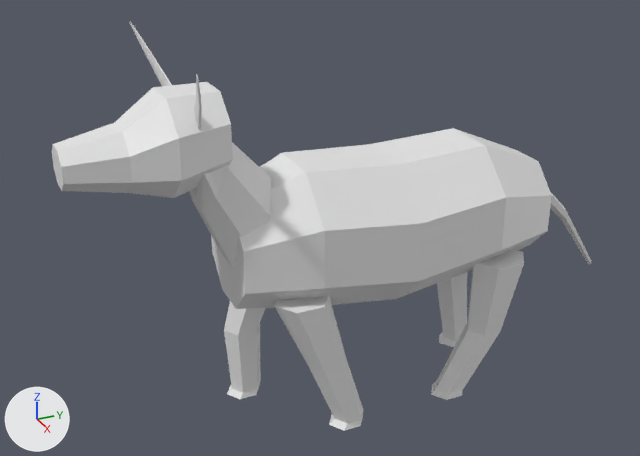
The OBJ model data/animals/vaca/walk/1.obj: old version first, new version second.
Both versions are drawn from a 50 mm camera at (2.43, -1.33, 1.9) aimed at (-0.04, -0.21, 0.67). Arrows for +X, +Y and +Z are at lower left; the lights stay in place. The picture after the commit comes second. Where no turn or scale is listed for an object, it has been applied to the vertices.

Objects in the first picture: 'vaca_walk_1'.
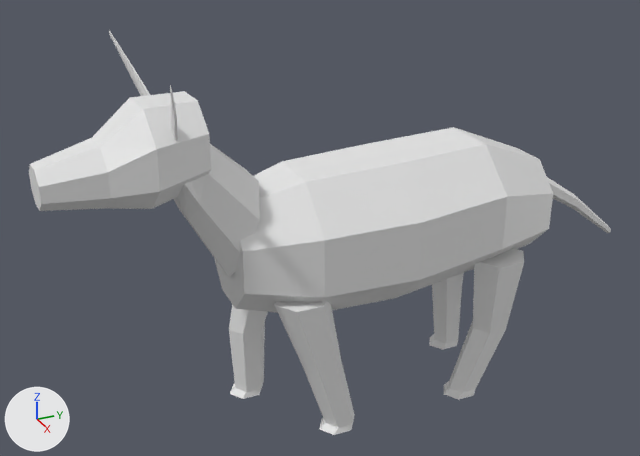
Diff of the bpy script that builds the scene:
```diff
--- a/data/animals/vaca/walk/1.obj.py
+++ b/data/animals/vaca/walk/1.obj.py
@@ me_vaca_walk_1 @@
 # used by ob_vaca_walk_1; location = (0.0, 0.0, 0.0)
-me_vaca_walk_1.from_pydata(...)  # 266 vertices, 492 faces; spans x -0.35..0.36, y -1.04..0.88, z 0.0..1.34
+me_vaca_walk_1.from_pydata(...)  # 266 vertices, 492 faces; spans x -0.35..0.36, y -1.11..0.91, z 0.0..1.32
+# me_vaca_walk_1 part 1: the loose piece of 26 vertices spanning x -0.24..-0.1, y -0.53..-0.28, z 0.01..0.53 is moved by (0.0, 0.01, 0.0)
+# me_vaca_walk_1 part 2: the loose piece of 26 vertices spanning x 0.1..0.24, y -0.46..-0.14, z 0.02..0.53 is turned -3.9 degrees about the x axis through its middle, then moved by (0.0, -0.02, 0.0)
+# me_vaca_walk_1 part 3: the loose piece of 26 vertices spanning x -0.24..-0.09, y 0.27..0.5, z 0.0..0.53 is turned -4.5 degrees about the x axis through its middle, then moved by (0.0, -0.02, 0.0)
+# me_vaca_walk_1 part 4: the loose piece of 34 vertices spanning x -0.15..0.16, y -1.04..-0.57, z 0.91..1.21 is multiplied about its middle by the matrix ((1.0, -0.028, 0.003), (0.028, 0.999, -0.042), (-0.001, 0.042, 0.999)), then moved by (0.01, -0.07, -0.03)
+# me_vaca_walk_1 part 5: the loose piece of 20 vertices spanning x -0.35..-0.08, y -0.72..-0.66, z 1.12..1.34 is moved by (0.0, -0.07, -0.02)
+# me_vaca_walk_1 part 6: the loose piece of 20 vertices spanning x 0.09..0.36, y -0.72..-0.66, z 1.12..1.34 is moved by (0.0, -0.07, -0.02)
+# me_vaca_walk_1 part 7: 34 of 266 vertices moved; they spanned x -0.24..0.24, y -0.67..-0.32, z 0.46..1.19 and now span x -0.24..0.24, y -0.75..-0.32, z 0.43..1.17; mean shift (0.0, -0.04, -0.02); largest move (-0.05, -0.67, 1.19) -> (-0.05, -0.75, 1.17)
+# me_vaca_walk_1 part 8: all 6 vertices in x 0.0..0.05, y 0.75, z 0.55..0.61 are moved by (0.02, 0.02, 0.05)
+# me_vaca_walk_1 part 9: all 6 vertices in x 0.11..0.22, y 0.27..0.4, z 0.27 are moved by (0.0, 0.02, 0.0)
+# me_vaca_walk_1 part 10: all 13 vertices in x 0.12..0.22, y 0.13..0.26, z 0.03..0.05 are moved by (0.0, 0.05, -0.01)
+# other edits to the shape of me_vaca_walk_1 do not show in these pictures
```

Location of each change, (x1, y1, x2, y2) in pixels of the pictures (640 x 456 px; the box of a moved part takes in the faces that stretch with it):
'vaca_walk_1', reshaped (8% wider): before (52, 21, 591, 431); after (29, 30, 611, 435)
part 1 of me_vaca_walk_1, moved or reshaped: before (224, 301, 266, 399); after (229, 304, 268, 399)
part 2 of me_vaca_walk_1, moved or reshaped: before (275, 296, 364, 431); after (275, 301, 355, 435)
part 3 of me_vaca_walk_1, moved or reshaped: before (437, 272, 468, 347); after (429, 273, 464, 349)
part 4 of me_vaca_walk_1, moved or reshaped: before (52, 82, 233, 198); after (29, 91, 211, 211)
part 5 of me_vaca_walk_1, moved or reshaped: before (130, 21, 172, 86); after (109, 30, 150, 96)
part 6 of me_vaca_walk_1, moved or reshaped: before (194, 74, 202, 130); after (170, 85, 177, 141)
part 7 of me_vaca_walk_1, moved or reshaped: before (189, 142, 423, 309); after (174, 143, 423, 313)
part 8 of me_vaca_walk_1, moved or reshaped: before (550, 193, 591, 264); after (547, 177, 611, 233)
part 9 of me_vaca_walk_1, moved or reshaped: before (437, 264, 524, 393); after (449, 262, 524, 393)
part 10 of me_vaca_walk_1, moved or reshaped: before (431, 381, 463, 400); after (444, 381, 475, 400)
